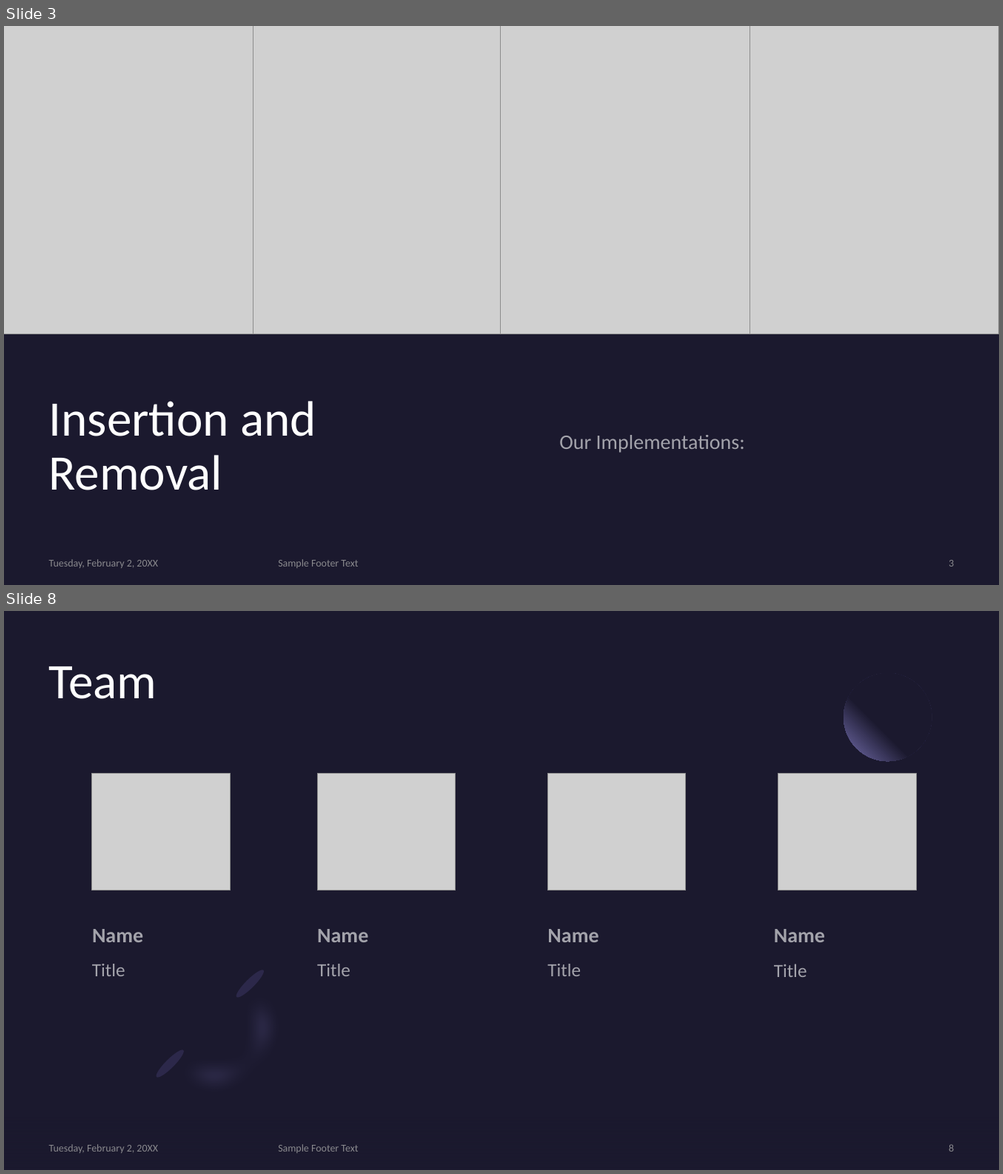
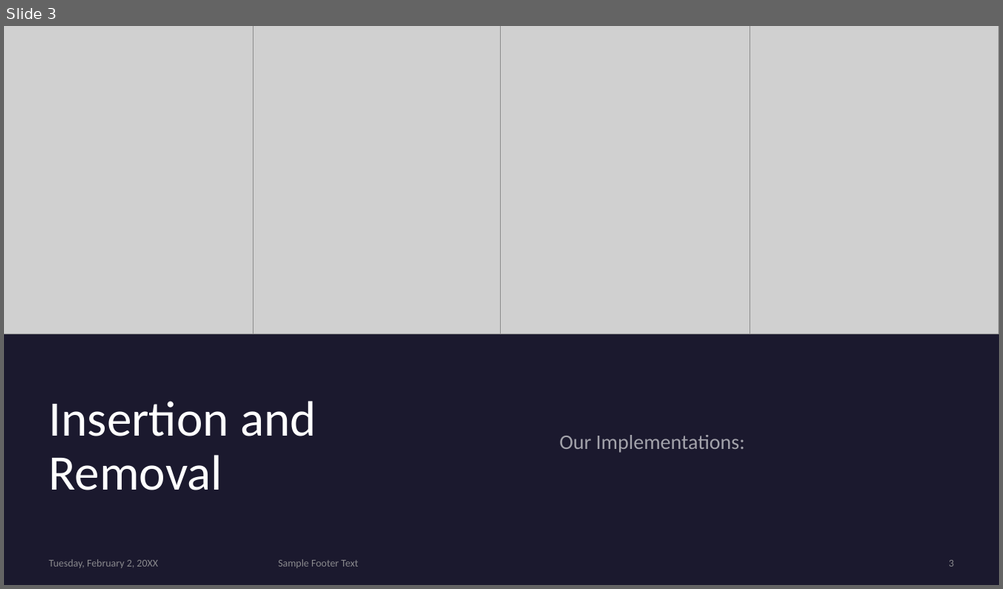
Before and after one commit to NoamBenS/Class-Projects, a slide deck: Heap-Presentation/Heap API and Logic.pptx. Shown one above the other, each under a label of ours: slides 3 and 8 before the commit, slide 3 after it; the slides between them are not shown. The pictures are 1003x1174 and 1003x589 pixels, drawn with LibreOffice and Linux fonts; fonts in the diff are those of the drawing; grey boxes stand for pictures. Boxes give left, top, right and bottom in pixels: in the first picture for what was removed or moved away, otherwise in the second. Text is boxed around its words. In the diff, an @@ line names an element or a change of style, - is before the commit and + after.

```diff
--- a/Heap-Presentation/Heap API and Logic.pptx
+++ b/Heap-Presentation/Heap API and Logic.pptx
@@ slide 8 removed at [4,611,999,1170], background #1B192E @@
@@ title removed at [48,667,156,699] @@
-Team
@@ ellipse removed at [843,673,931,761] @@
@@ picture removed at [92,774,230,891] @@
@@ picture removed at [317,774,455,891] @@
@@ picture removed at [548,774,686,891] @@
@@ picture removed at [778,774,916,891] @@
@@ text removed at [92,929,143,943] @@
-Name
@@ text removed at [317,929,368,943] @@
-Name
@@ text removed at [547,929,598,943] @@
-Name
@@ text removed at [774,929,825,943] @@
-Name
@@ text removed at [92,964,125,977] @@
-Title
@@ text removed at [317,964,350,977] @@
-Title
@@ text removed at [547,964,580,977] @@
-Title
@@ text removed at [774,964,807,977] @@
-Title
@@ group removed at [148,962,318,1132]: 2 freeform shapes, 2 ellipses @@
@@ rectangle removed at [4,1082,999,1170] @@
@@ text removed at [49,1145,158,1153] @@
-Tuesday, February 2, 20XX
@@ text removed at [278,1145,358,1153] @@
-Sample Footer Text
@@ page number removed at [948,1145,953,1152] @@
-8
```
Also in this commit, not shown: 2 slides changed, 2 slides added, 7 other slides removed.
